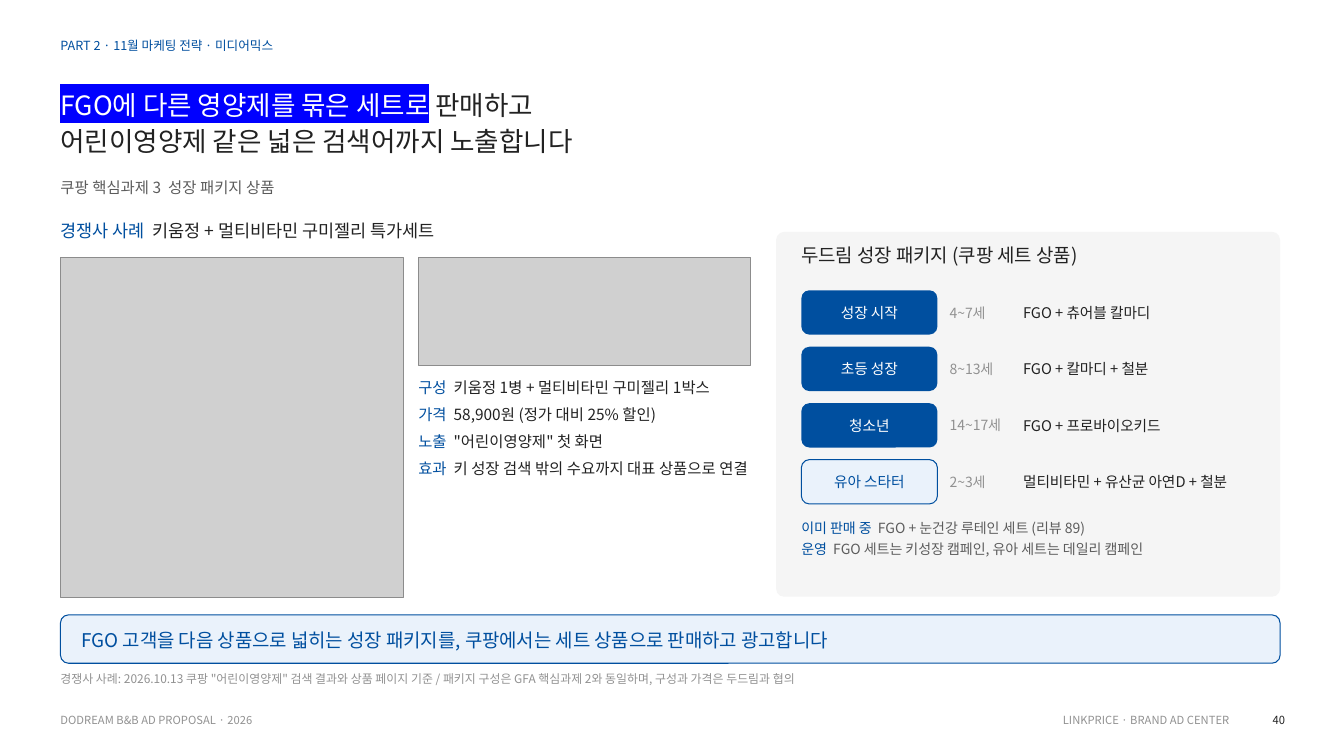
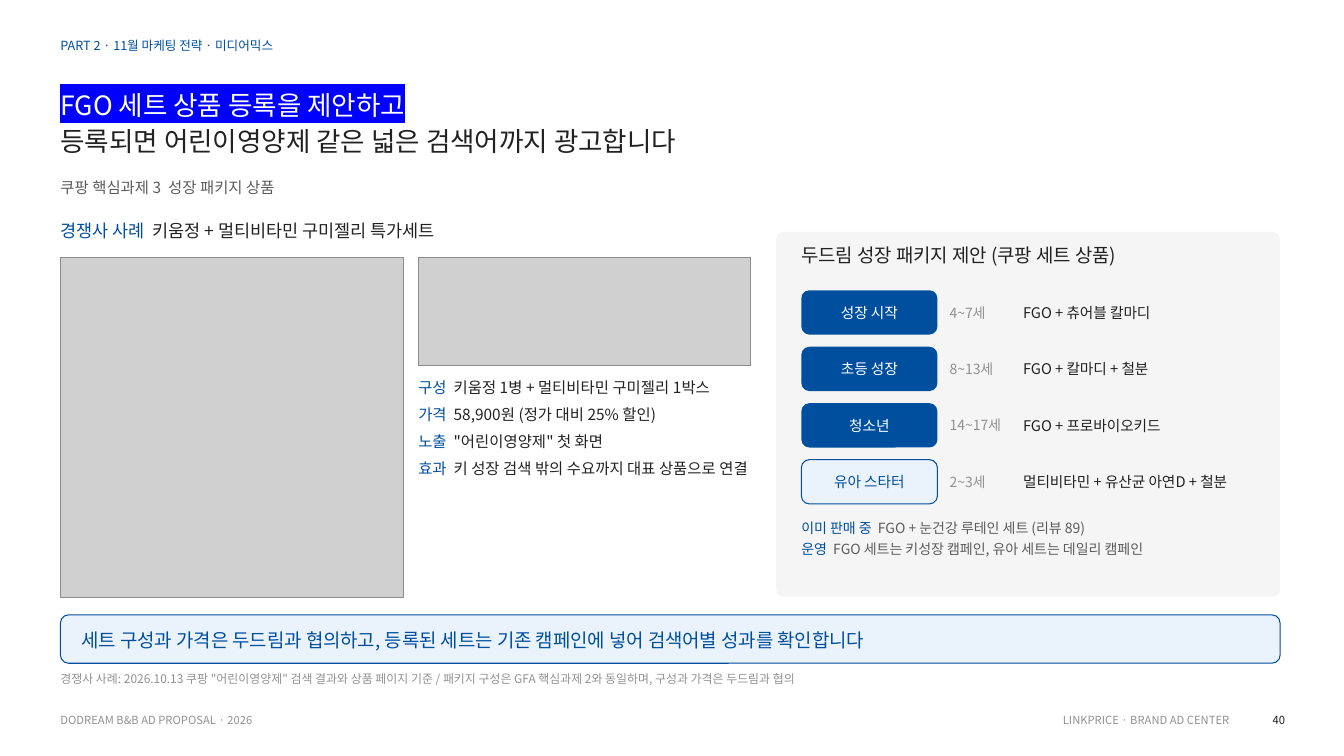
Before and after one commit to sonnet24/mypage, a slide deck: slide 40 of 두드림_11월_광고운영제안서_Ver4_수정.pptx. Drawn at 1344x756 pixels with LibreOffice and Linux fonts; fonts in the diff are those of the drawing; grey boxes stand for pictures. Boxes give left, top, right and bottom in pixels: in the first picture for what was removed or moved away, otherwise in the second. Text is boxed around its words. In the diff, an @@ line names an element or a change of style, - is before the commit and + after.

```diff
--- a/두드림_11월_광고운영제안서_Ver4_수정.pptx
+++ b/두드림_11월_광고운영제안서_Ver4_수정.pptx
@@ text at box(60, 93, 676, 153): text changed @@
-FGO에 다른 영양제를 묶은 세트로 판매하고
-어린이영양제 같은 넓은 검색어까지 노출합니다
+FGO 세트 상품 등록을 제안하고
+등록되면 어린이영양제 같은 넓은 검색어까지 광고합니다
@@ text at box(801, 246, 1116, 266): text changed @@
-두드림 성장 패키지 (쿠팡 세트 상품)
+두드림 성장 패키지 제안 (쿠팡 세트 상품)
@@ text at box(82, 631, 865, 651): text changed @@
-FGO 고객을 다음 상품으로 넓히는 성장 패키지를, 쿠팡에서는 세트 상품으로 판매하고 광고합니다
+세트 구성과 가격은 두드림과 협의하고, 등록된 세트는 기존 캠페인에 넣어 검색어별 성과를 확인합니다
```
Also in this commit, not shown: 6 other slides changed.
